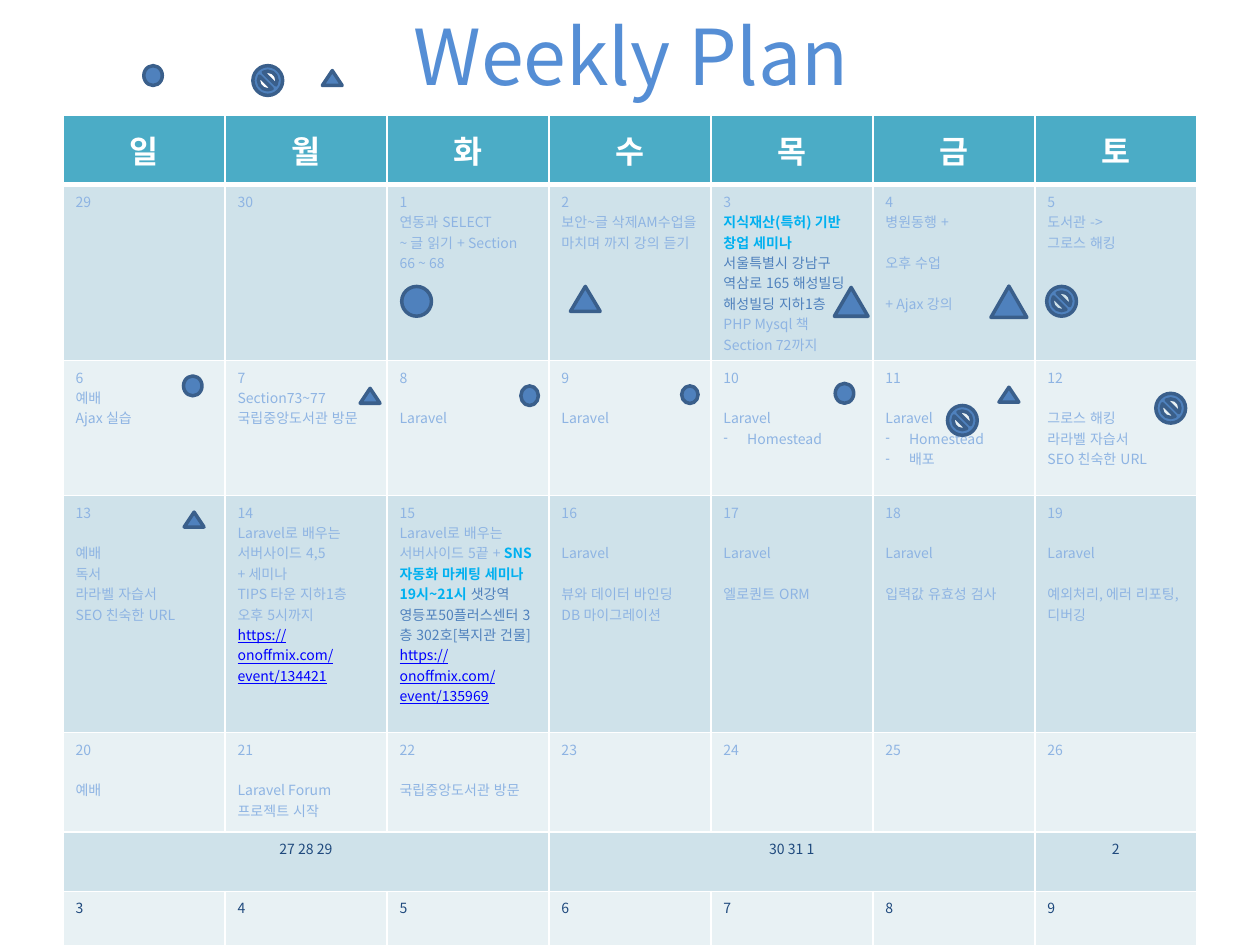
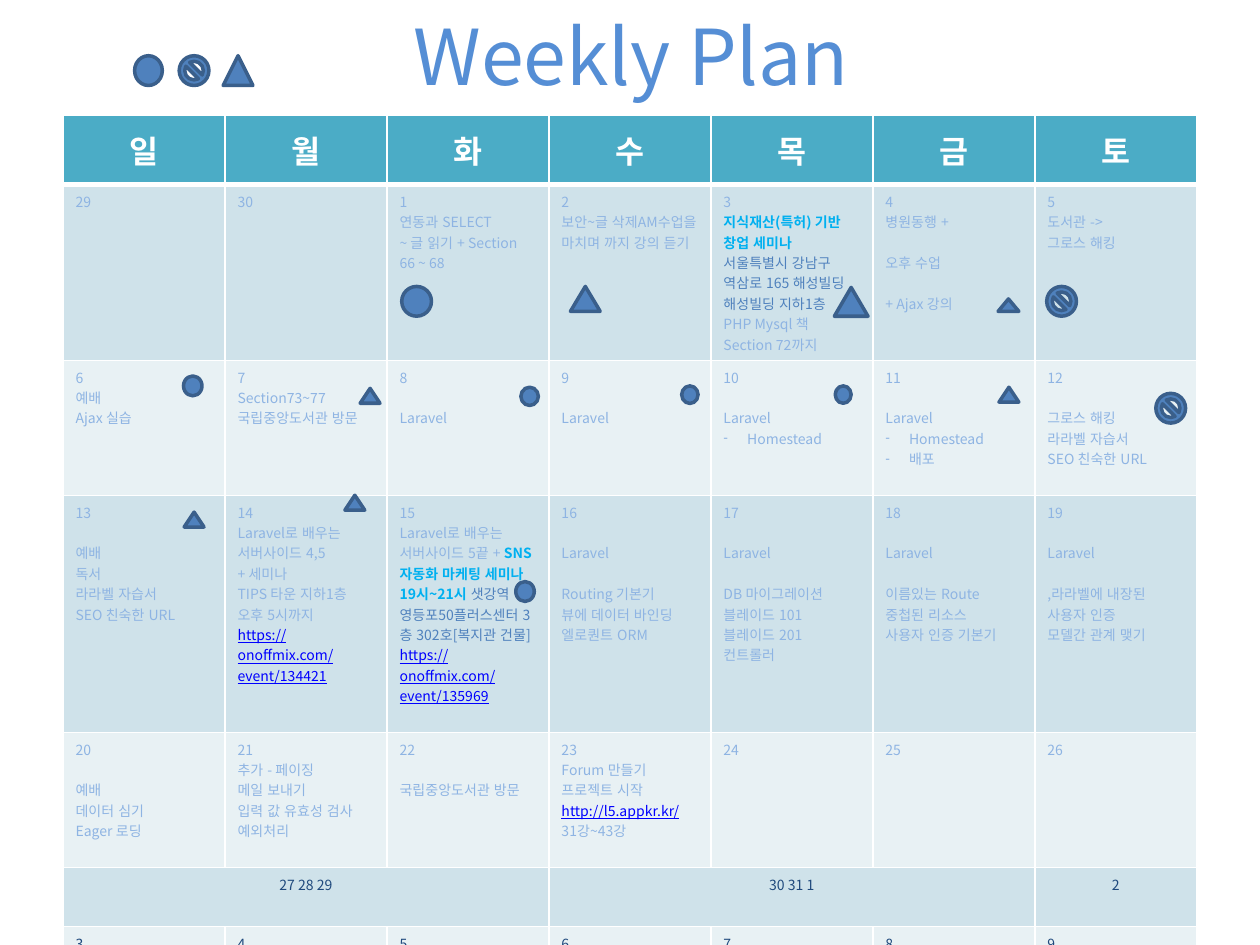
Before and after one commit to madforre/Laravel, a slide deck: slide 3 of Monthly Plan.pptx. Drawn at 1260x945 pixels with LibreOffice and Linux fonts; fonts in the diff are those of the drawing. Boxes give left, top, right and bottom in pixels: in the first picture for what was removed or moved away, otherwise in the second. Text is boxed around its words. In the diff, an @@ line names an element or a change of style, - is before the commit and + after.

```diff
--- a/Monthly Plan.pptx
+++ b/Monthly Plan.pptx
@@ ellipse: place and size @@
-ellipse at [144,66,163,86]
+ellipse at [135,55,163,86]
@@ no-entry sign: place and size @@
-no-entry sign at [253,66,284,96]
+no-entry sign at [179,55,209,86]
@@ flow chart extract: place and size @@
-flow chart extract at [323,71,343,86]
+flow chart extract at [223,55,253,86]
@@ table at [63,116,1201,901] @@
-row 4: 13 / 예배 / 독서 / 라라벨 자습서 / SEO 친숙한 URL | 14 / Laravel로 배우는 / 서버사이드 4,5 / + 세미나 / TIPS 타운 지하1층 / 오후 5시까지 / https://onoffmix.com/event/134421 | 15 / Laravel로 배우는 서버사이드 5끝 + SNS자동화 마케팅 세미나 19시~21시 샛강역 영등포50플러스센터 3층 302호[복지관 건물] / https://onoffmix.com/event/135969 | 16 / Laravel / 뷰와 데이터 바인딩 / DB 마이그레이션 | 17 / Laravel / 엘로퀀트 ORM | 18 / Laravel / 입력값 유효성 검사 | 19 / Laravel / 예외처리, 에러 리포팅, 디버깅
+row 4: 13 / 예배 / 독서 / 라라벨 자습서 / SEO 친숙한 URL | 14 / Laravel로 배우는 / 서버사이드 4,5 / + 세미나 / TIPS 타운 지하1층 / 오후 5시까지 / https://onoffmix.com/event/134421 | 15 / Laravel로 배우는 서버사이드 5끝 + SNS자동화 마케팅 세미나 19시~21시 샛강역 영등포50플러스센터 3층 302호[복지관 건물] / https://onoffmix.com/event/135969 | 16 / Laravel / Routing 기본기 / 뷰에 데이터 바인딩 / 엘로퀀트 ORM | 17 / Laravel / DB 마이그레이션 / 블레이드 101 / 블레이드 201 / 컨트롤러 | 18 / Laravel / 이름있는 Route / 중첩된 리소스 / 사용자 인증 기본기 | 19 / Laravel / ,라라벨에 내장된 사용자 인증 / 모델간 관계 맺기
-row 5: 20 / 예배 | 21 / Laravel Forum / 프로젝트 시작 | 22 / 국립중앙도서관 방문 | 23 | 24 | 25 | 26
+row 5: 20 / 예배 / 데이터 심기 / Eager 로딩 | 21 / 추가 - 페이징 / 메일 보내기 / 입력 값 유효성 검사 / 예외처리 | 22 / 국립중앙도서관 방문 | 23 / Forum 만들기 / 프로젝트 시작 / http://l5.appkr.kr/ / 31강~43강 | 24 | 25 | 26
@@ flow chart extract: place and size @@
-flow chart extract at [990,286,1026,318]
+flow chart extract at [998,299,1019,311]
@@ no-entry sign removed at [948,406,978,436] @@
@@ flow chart extract added at [345,495,365,510], fill #4F81BD, outline #3A5F8C 2 pt @@
@@ ellipse added at [515,582,534,602], fill #4F81BD, outline #3A5F8C 2 pt @@
```
Also in this commit, not shown: 1 other file.
